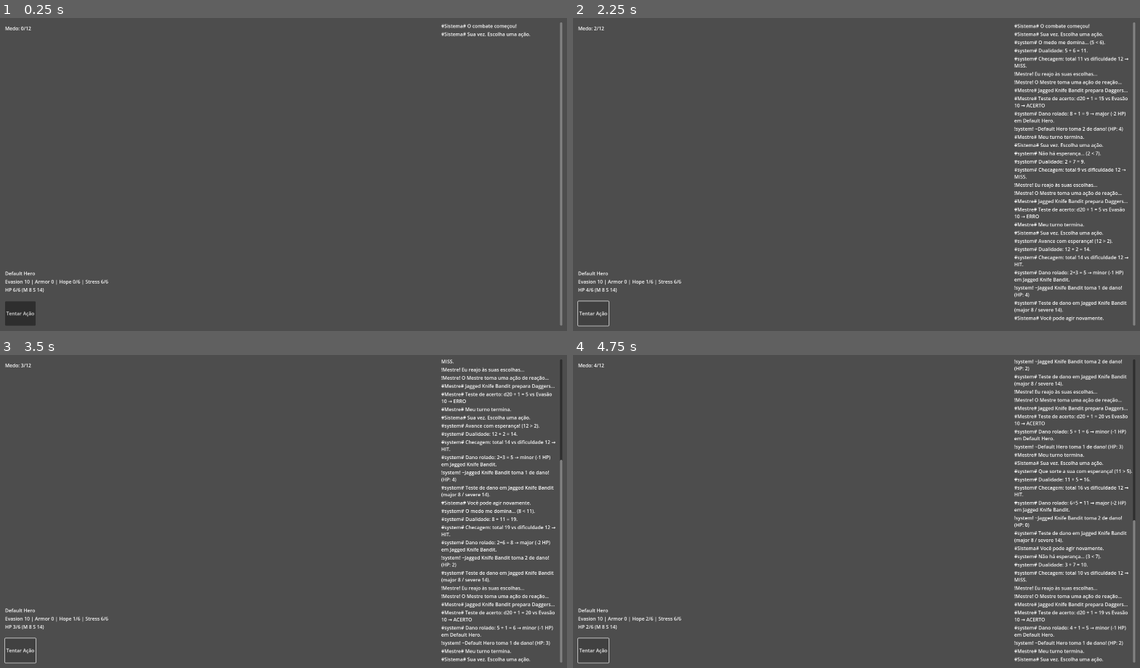
Above: before the commit, frames 1-4 (two rows, left to right).
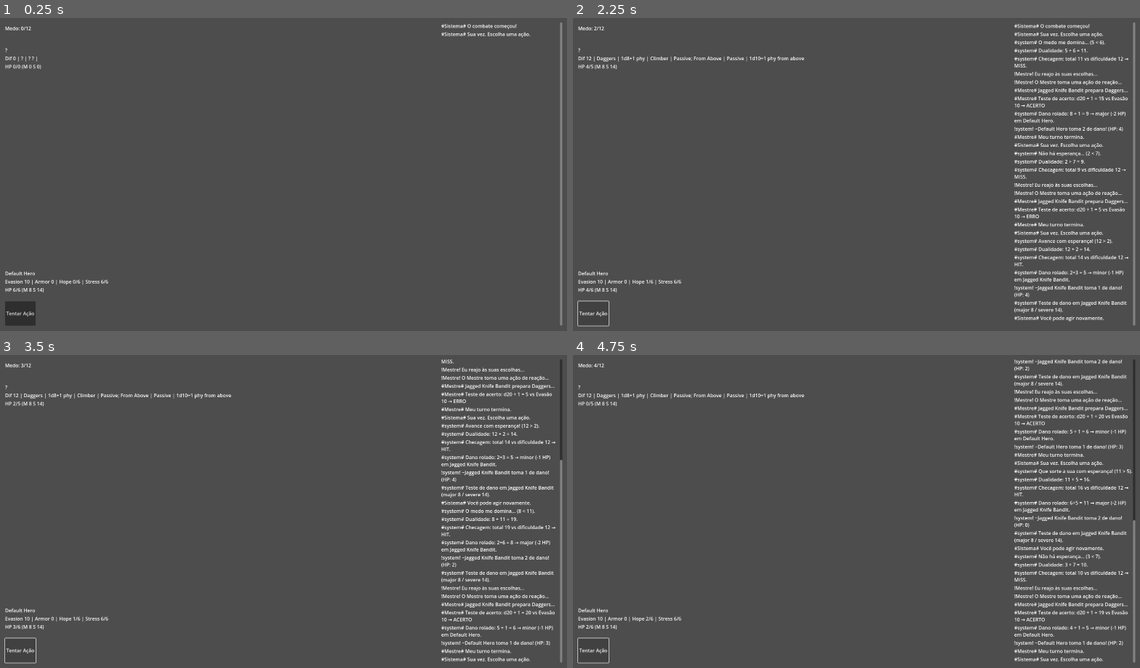
Above: after the commit, the same moments.

Repository: lucsantunes/daggerheart
Game: Godot game, scene res://scenes/CombatScene.tscn
Two runs of this game, one before a commit and one after it. Both use one fixed random seed, a clock stepped at 60 frames per second and the inputs below. The project has no main scene, so this scene is started directly.
Inputs:
- Up to frame 1 (0.25 s): no input
- Up to frame 2 (2.25 s): click "Tentar Ação" at 0.5 s; click "Tentar Ação" at 1.25 s; click "Tentar Ação" at 2 s
- Up to frame 3 (3.5 s): tap Enter at 2.75 s; tap L at 2.85 s
- Up to frame 4 (4.75 s): tap Space at 3.5 s; tap L at 3.6, 4.35 s; tap Enter at 4.25 s

The runs differ from the first frame. In frame 1, less than 0.1% of the frame differs, in the area x 0-8%, y 9-17%; in frame 2, 0.3%; in frame 3, 0.3%; in frame 4, 0.3%, in the area x 0-41%, y 9-17%.
Error before the commit: Invalid access to property or key 'name' on a base object of type 'Dictionary'. (res://scripts/ui_enemy_status_panel.gd:49)

Commit message:
Refactor enemy status card creation in UI to handle missing data gracefully. Update monster data retrieval to use safe access methods, ensuring robust display of enemy stats during combat.

Diff:
--- a/scripts/ui_enemy_status_panel.gd
+++ b/scripts/ui_enemy_status_panel.gd
@@ -41,14 +41,14 @@
 	add_child(card)
 	# Connect updates
 	mc.hp_changed.connect(func(_v): _refresh_card(card, mc))
-	print("[EnemyStatusPanel] Bound monster:", mc.data.name)
+	print("[EnemyStatusPanel] Bound monster:", str(mc.data.get("name", "?")))
 
 
 func _create_card_for(mc: Node) -> VBoxContainer:
 	var card := VBoxContainer.new()
-	card.name = "EnemyCard_" + mc.data.name
+	card.name = "EnemyCard_" + str(mc.data.get("name", "?"))
 	var name_label := Label.new()
-	name_label.text = mc.data.name
+	name_label.text = str(mc.data.get("name", "?"))
 	var meta := Label.new()
 	meta.name = "Meta"
 	var hp := Label.new()
@@ -64,10 +64,15 @@
 	var meta: Label = card.get_node("Meta")
 	var hp: Label = card.get_node("HP")
 	# Show key monster info for combat readability
-	var diff := int(mc.data.difficulty)
-	var weapon := "%s | %s %s" % [mc.data.weapon_name, mc.data.weapon_roll, mc.data.weapon_damage_type]
-	var tags := "; ".join(mc.data.features)
+	var diff := int(mc.data.get("difficulty", 0))
+	var weapon := "%s | %s %s" % [
+		str(mc.data.get("weapon_name", "?")),
+		str(mc.data.get("weapon_roll", "?")),
+		str(mc.data.get("weapon_damage_type", "?"))
+	]
+	var features: Array = mc.data.get("features", [])
+	var tags := "; ".join(features)
 	meta.text = "Dif %d | %s | %s" % [diff, weapon, tags]
-	var mj: int = int(mc.data.threshold_major)
-	var sv: int = int(mc.data.threshold_severe)
-	hp.text = "HP %d/%d (M %d S %d)" % [int(mc.current_hp), int(mc.data.hp_max), mj, sv]
+	var mj: int = int(mc.data.get("threshold_major", 0))
+	var sv: int = int(mc.data.get("threshold_severe", 0))
+	hp.text = "HP %d/%d (M %d S %d)" % [int(mc.current_hp), int(mc.data.get("hp_max", 0)), mj, sv]
